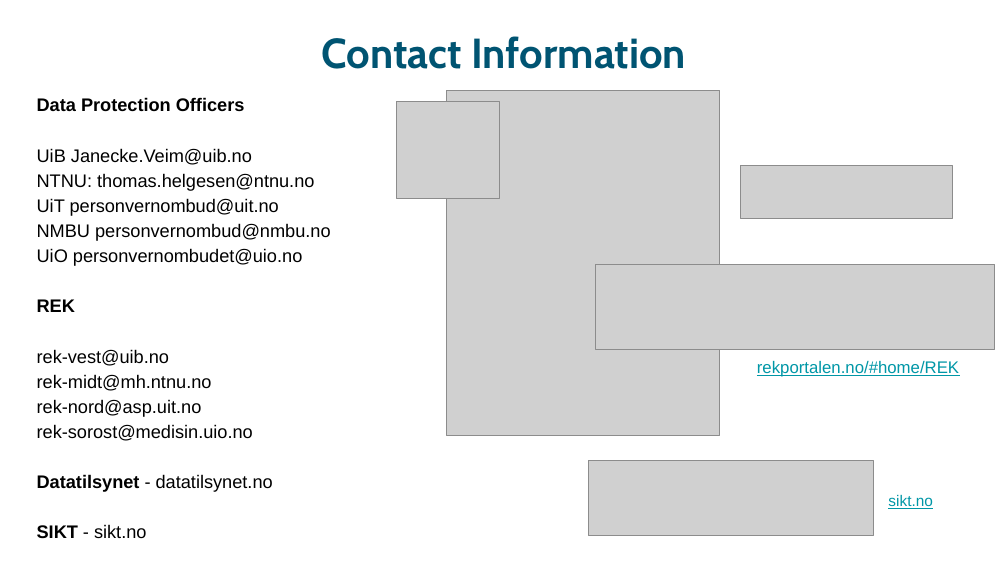
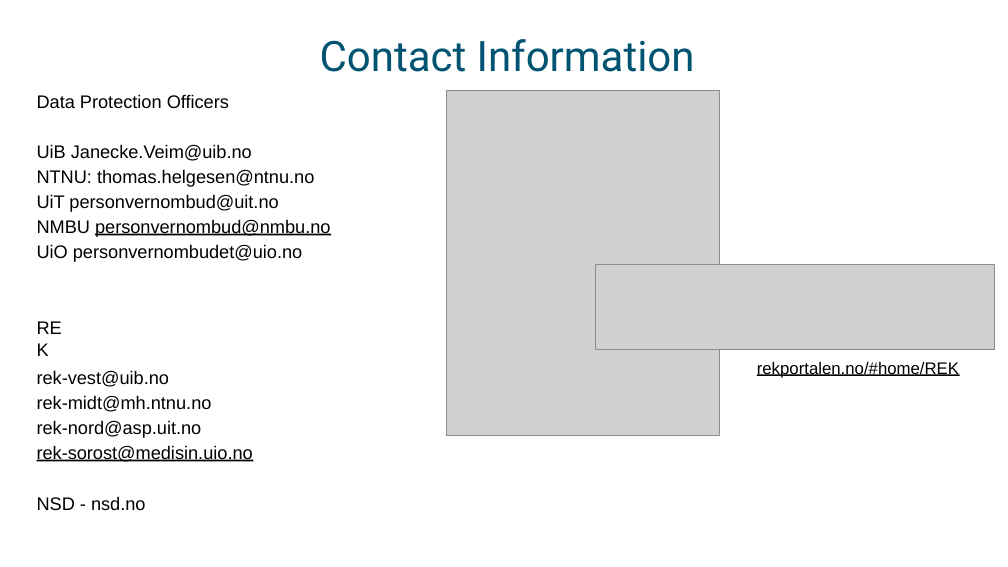
Before and after one commit to ELIXIR-Norway-Training/DMP-writing-workshop, a slide deck: slide 46 of 04_GDPR.odp (slide 47 before the commit). Drawn at 1008x567 pixels with LibreOffice and Linux fonts; fonts in the diff are those of the drawing; grey boxes stand for pictures; background and template pictures are left out. Boxes give left, top, right and bottom in pixels: in the first picture for what was removed or moved away, otherwise in the second. Text is boxed around its words. In the diff, an @@ line names an element or a change of style, - is before the commit and + after.

```diff
--- a/04_GDPR.odp
+++ b/04_GDPR.odp
@@ text "Contact Information" at bbox=[320, 39, 695, 72]: font Cabin to Roboto, bold off; alignment centre to left; line spacing 0.83 to 1; vertical alignment middle to top @@
@@ text removed at bbox=[37, 97, 331, 539] @@
-Data Protection Officers
-UiB Janecke.Veim@uib.no
-NTNU: thomas.helgesen@ntnu.no
-UiT personvernombud@uit.no
-NMBU personvernombud@nmbu.no
-UiO personvernombudet@uio.no
-REK
-rek-vest@uib.no
-rek-midt@mh.ntnu.no
-rek-nord@asp.uit.no
-rek-sorost@medisin.uio.no
-Datatilsynet - datatilsynet.no
-SIKT - sikt.no
@@ text added at bbox=[37, 94, 229, 108], 13 pt, text #000000 @@
+Data Protection Officers
@@ picture removed at bbox=[397, 102, 500, 199] @@
@@ text added at bbox=[37, 144, 252, 161], 13 pt, text #000000 @@
+UiB Janecke.Veim@uib.no
@@ text added at bbox=[37, 169, 314, 187], 13 pt, text #000000 @@
+NTNU: thomas.helgesen@ntnu.no
@@ picture removed at bbox=[740, 165, 952, 218] @@
@@ text added at bbox=[37, 194, 278, 212], 13 pt, text #000000 @@
+UiT personvernombud@uit.no
@@ text added at bbox=[37, 219, 331, 237], 13 pt, text #000000 @@
+NMBU personvernombud@nmbu.no
@@ freeform shape added at bbox=[95, 234, 331, 236], fill #000000 @@
@@ text added at bbox=[37, 244, 302, 262], 13 pt, text #000000 @@
+UiO personvernombudet@uio.no
@@ text added at bbox=[36, 317, 73, 342], 13 pt, text #000000 @@
+REK
@@ text "rekportalen.no/#home/REK" at bbox=[757, 362, 959, 378]: text colour #0097A7 to #000000, underline off; line spacing 0.83 to 1 @@
@@ text added at bbox=[37, 370, 169, 387], 13 pt, text #000000 @@
+rek-vest@uib.no
@@ freeform shape added at bbox=[757, 374, 960, 376], fill #000000 @@
@@ text added at bbox=[37, 395, 212, 412], 13 pt, text #000000 @@
+rek-midt@mh.ntnu.no
@@ text added at bbox=[37, 420, 202, 438], 13 pt, text #000000 @@
+rek-nord@asp.uit.no
@@ text added at bbox=[37, 445, 253, 462], 13 pt, text #000000 @@
+rek-sorost@medisin.uio.no
@@ freeform shape added at bbox=[36, 460, 253, 462], fill #000000 @@
@@ picture removed at bbox=[589, 460, 874, 535] @@
@@ text added at bbox=[37, 496, 146, 510], 13 pt, text #000000 @@
+NSD - nsd.no
@@ text removed at bbox=[888, 495, 933, 509] @@
-sikt.no
```
Also in this commit, not shown: 45 other slides changed, 5 slides added, 3 slides removed, 3 other files.
